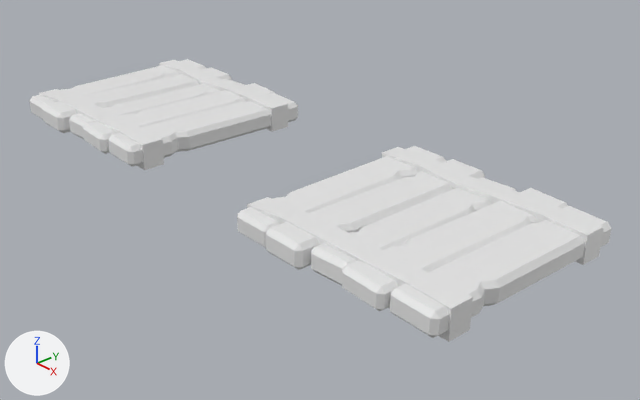
A saved change to the Blender file Assets/Models/Tile/Wood/Blender/wood_tile.blend.
Camera for both pictures: a 50 mm camera at (2.36, -2.24, 1.51) aimed at (-0.29, 0.1, -0.17). The lights are fixed; the arrows at lower left show +X, +Y and +Z.
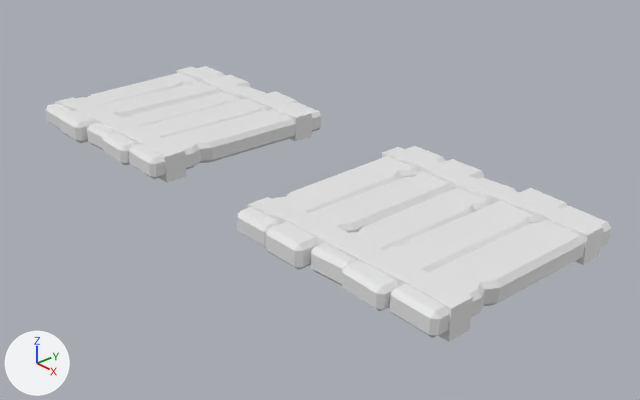
Pixel boxes [x1, y1, x2, y2] of what changed, in the pictures (640 x 400 px):
'Cube.009', reshaped, moved: before [29, 59, 298, 170]; after [55, 67, 312, 183]
'Cube.008', added: after [45, 66, 322, 179]
part 1 of me_cube_018, deleted: before [108, 93, 298, 167]
part 2 of me_cube_018, deleted: before [83, 83, 276, 154]
part 3 of me_cube_018, deleted: before [29, 59, 206, 119]
part 4 of me_cube_018, deleted: before [42, 67, 231, 133]
part 5 of me_cube_018, deleted: before [69, 78, 244, 139]

What changed in the scene script:
```text
Change me_cube_018:
    where me_cube_018.from_pydata(...)  # 388 vertices, 264 faces; spans x -0.514..0.506, y -0.511..0.532, z -0.064..0.067
    used by ob_cube_009; location = (-1.37, -0.01, 0.001)
    me_cube_018 part 1: the loose piece of 68 vertices spanning x 0.292..0.501, y -0.477..0.498, z -0.052..0.063 is deleted
    me_cube_018 part 2: the loose piece of 68 vertices spanning x 0.081..0.312, y -0.494..0.515, z -0.042..0.059 is deleted
    me_cube_018 part 3: the loose piece of 68 vertices spanning x -0.511..-0.296, y -0.481..0.502, z -0.061..0.055 is deleted
    me_cube_018 part 4: the loose piece of 68 vertices spanning x -0.308..-0.099, y -0.511..0.532, z -0.063..0.06 is deleted
    me_cube_018 part 5: the loose piece of 68 vertices spanning x -0.113..0.106, y -0.471..0.492, z -0.064..0.054 is deleted
Add me_cube_011:
    me_cube_011.from_pydata(...)  # 340 vertices, 220 faces; spans x -0.907..0.105, y -0.522..0.522, z -0.07..0.058
Change ob_cube_009:
    ob_cube_009.location: (-1.37, -0.01, 0.001) -> (-1.19, -0.01, 0.001)
Add ob_cube_008:
    ob_cube_008 = bpy.data.objects.new('Cube.008', me_cube_011)
    ob_cube_008.location = (-0.794, 0.0, 0.007)
```
